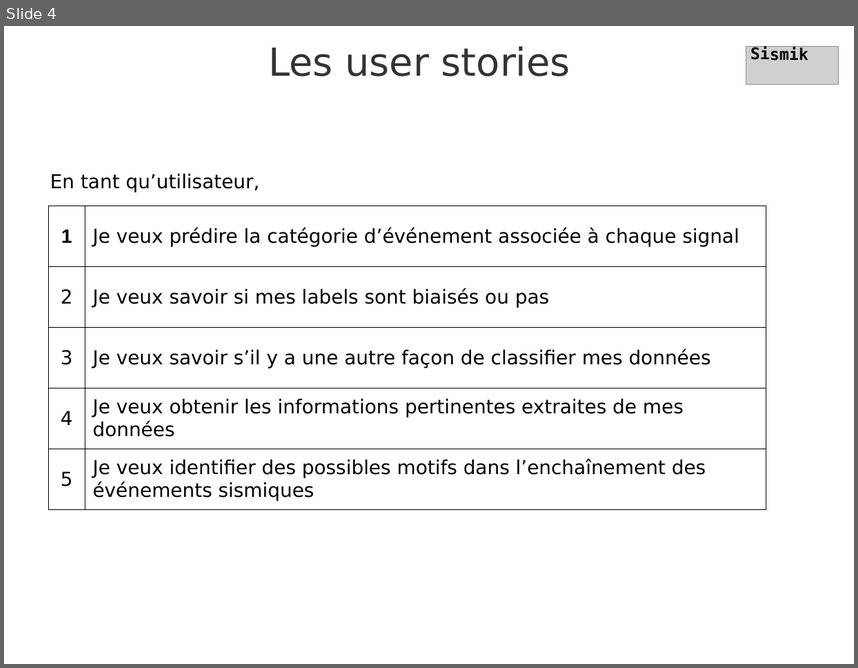
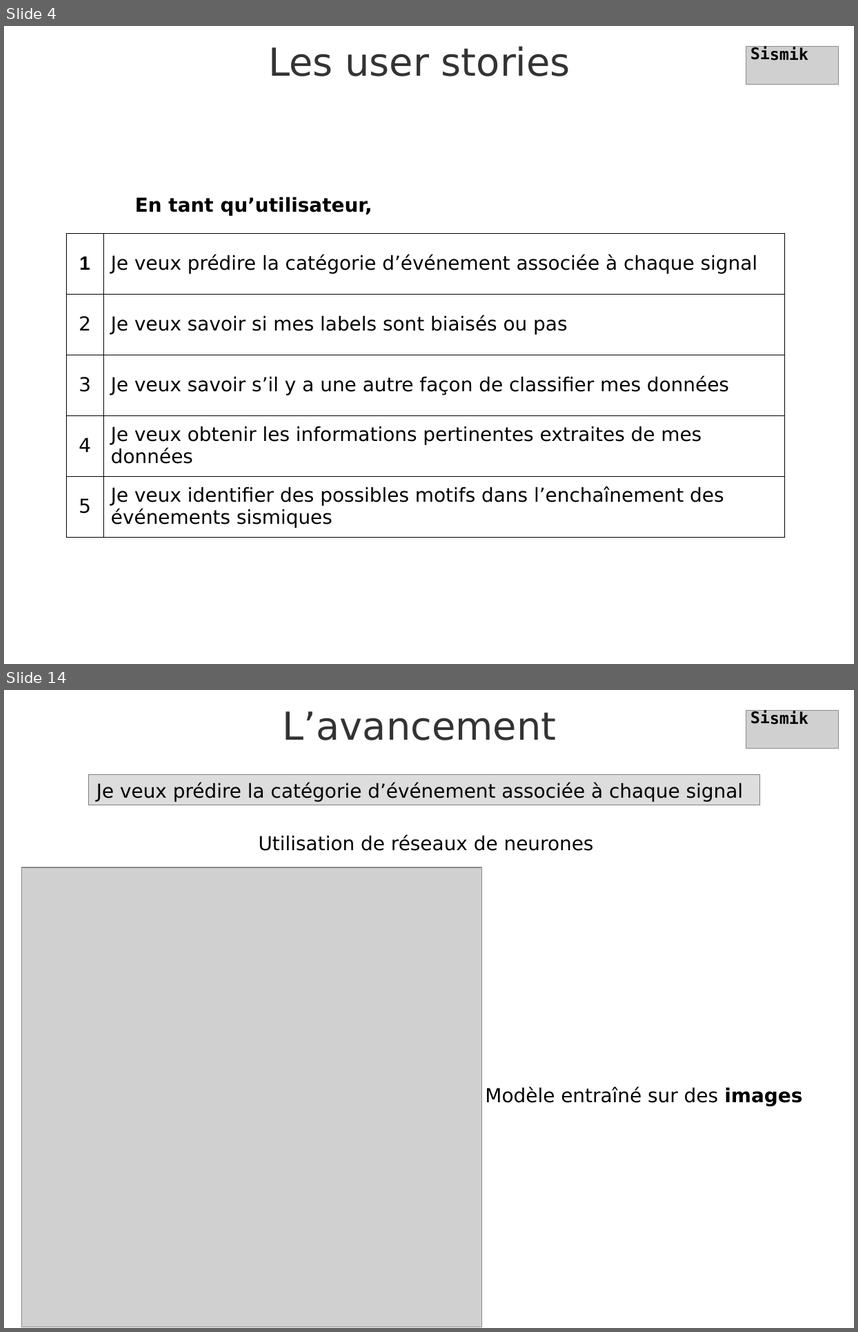
Before and after one commit to rubalravinder/cas_etude_volcano, a slide deck: prez_finale_sismik.odp. Shown one above the other, each under a label of ours: slide 4 before the commit, slides 4 and 14 after it; the slides between them are not shown. The pictures are 858x668 and 858x1332 pixels, drawn with LibreOffice and Linux fonts; fonts in the diff are those of the drawing; grey boxes stand for pictures; background and template pictures are left out. Boxes give left, top, right and bottom in pixels: in the first picture for what was removed or moved away, otherwise in the second. Text is boxed around its words. In the diff, an @@ line names an element or a change of style, - is before the commit and + after.

```diff
--- a/prez_finale_sismik.odp
+++ b/prez_finale_sismik.odp
@@ slide 14 added at [4, 690, 854, 1328], background picture (left out) @@
@@ picture added at [746, 710, 839, 749] @@
@@ text added at [751, 710, 809, 724], 15 pt, text #000000, bold @@
+Sismik
@@ title added at [283, 711, 557, 740], 36 pt, text #333333 @@
+L’avancement
@@ rectangle added at [89, 775, 760, 805], fill #DDDDDD, outline #808080 0 pt, 18 pt, text #000000 @@
+Je veux prédire la catégorie d’événement associée à chaque signal
@@ text added at [259, 835, 594, 851], 18 pt, text #000000 @@
+Utilisation de réseaux de neurones
@@ picture added at [22, 867, 482, 1327] @@
@@ text added at [485, 1087, 802, 1106], 18 pt, text #000000 @@
+Modèle entraîné sur des images
@@ slide 4 changed as well @@
@@ text "En tant qu’utilisateur,": place and size @@
-text "En tant qu’utilisateur," at [50, 173, 260, 192]
+text "En tant qu’utilisateur," at [135, 196, 372, 215]
@@ text "En tant qu’utilisateur," at [135, 196, 372, 215]: bold on @@
@@ table: place and size @@
-table at [48, 205, 766, 510]
+table at [67, 233, 784, 537]
```
Also in this commit, not shown: 2 other slides changed, 17 other slides added, 10 slides removed, 4 other files.
